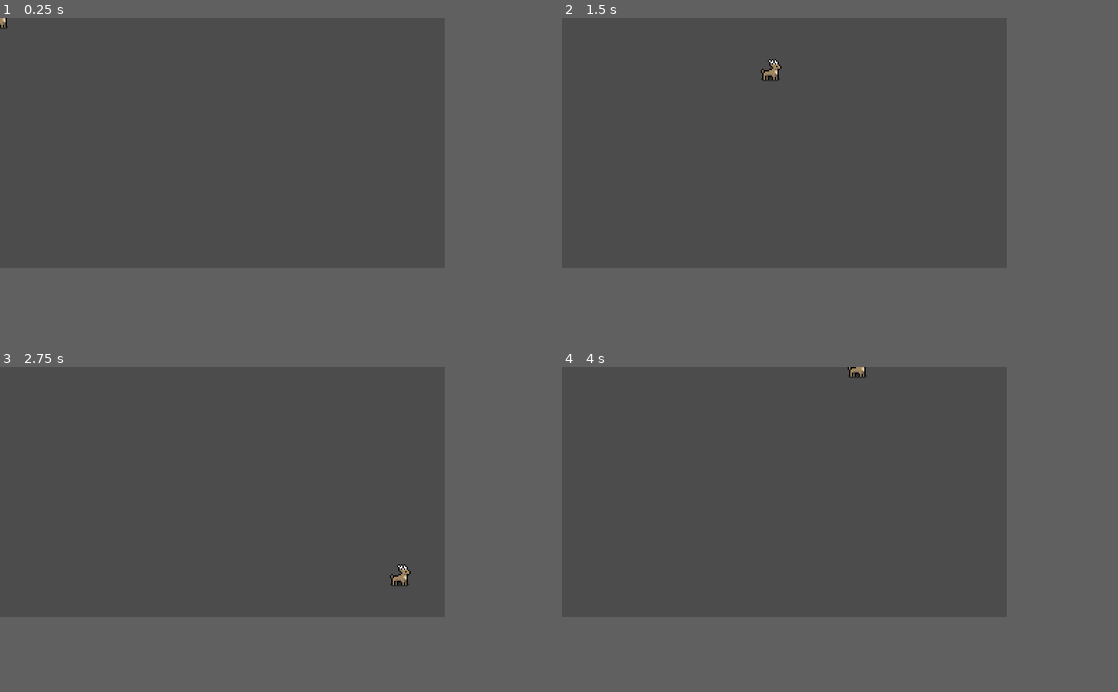
Above: before the commit, frames 1-4 (two rows, left to right).
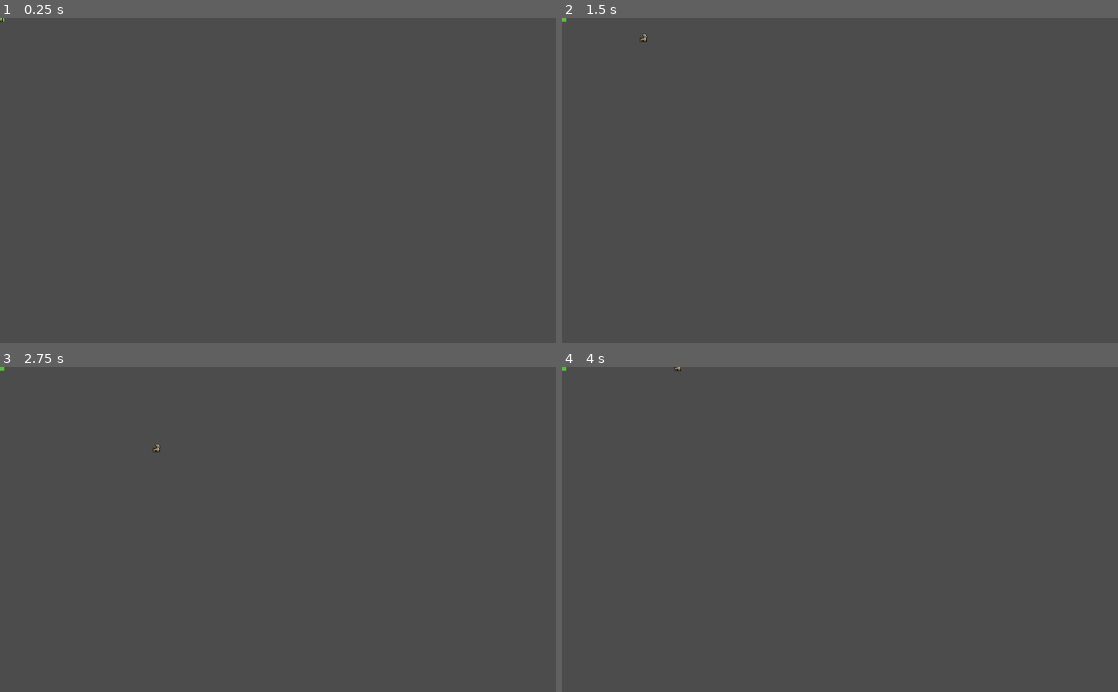
Above: after the commit, the same moments.

Repository: Maxi0272/Spil_2023
Game: Godot game, scene res://World/World.tscn
Same seed, same stepped clock (60 frames per second), same inputs: the game is played once before the commit and once after it.
Inputs:
- Up to frame 1 (0.25 s): no input
- Up to frame 2 (1.5 s): tap Enter at 0.5 s; hold D (right) 0.53-1.28 s; hold S (down) from 1.28 s (still down)
- Up to frame 3 (2.75 s): release S (down) at 2.03 s; hold D (right) from 2.03 s (still down)
- Up to frame 4 (4 s): release D (right) at 2.78 s; hold W (up) 2.78-3.53 s; hold A (left) from 3.53 s (still down)
In our replay, the window is 640x360 before the commit and 800x468 after it. These sizes can differ from the game's own. Grey fills any space a smaller window leaves; there, only what the larger window draws over its background counts as a difference.

The runs differ from the first frame. In frame 1, less than 0.1% of the frame differs, in the area x 0-2%, y 0-4%; in frame 2, 0.2%, in the area x 0-40%, y 0-20%; in frame 3, 0.2%; in frame 4, 0.1%.

Commit message:
start of world

Diff:
--- a/Game/World/World.tscn
+++ b/Game/World/World.tscn
@@ -1,7 +1,15 @@
-[gd_scene load_steps=2 format=2]
+[gd_scene load_steps=3 format=2]
 
 [ext_resource path="res://Player.tscn" type="PackedScene" id=1]
+[ext_resource path="res://HAS Overworld 2.1/Additional Materials/HAS Overworld 1.1.2/GrassBiome/GB-Land-Tileset.png" type="Texture" id=2]
 
 [node name="World" type="Node2D"]
 
-[node name="Player" parent="." instance=ExtResource( 1 )]
+[node name="Sprite" type="Sprite" parent="."]
+texture = ExtResource( 2 )
+region_enabled = true
+region_rect = Rect2( 0, 16, 16, 14 )
+
+[node name="YSort" type="YSort" parent="."]
+
+[node name="Player" parent="YSort" instance=ExtResource( 1 )]
--- a/Game/project.godot
+++ b/Game/project.godot
@@ -13,14 +13,6 @@
 config/name="Game"
 run/main_scene="res://World/World.tscn"
 config/icon="res://icon.png"
-
-[display]
-
-window/size/width=320
-window/size/height=180
-window/size/test_width=1280
-window/size/test_height=720
-window/stretch/mode="2d"
 
 [gui]
 
